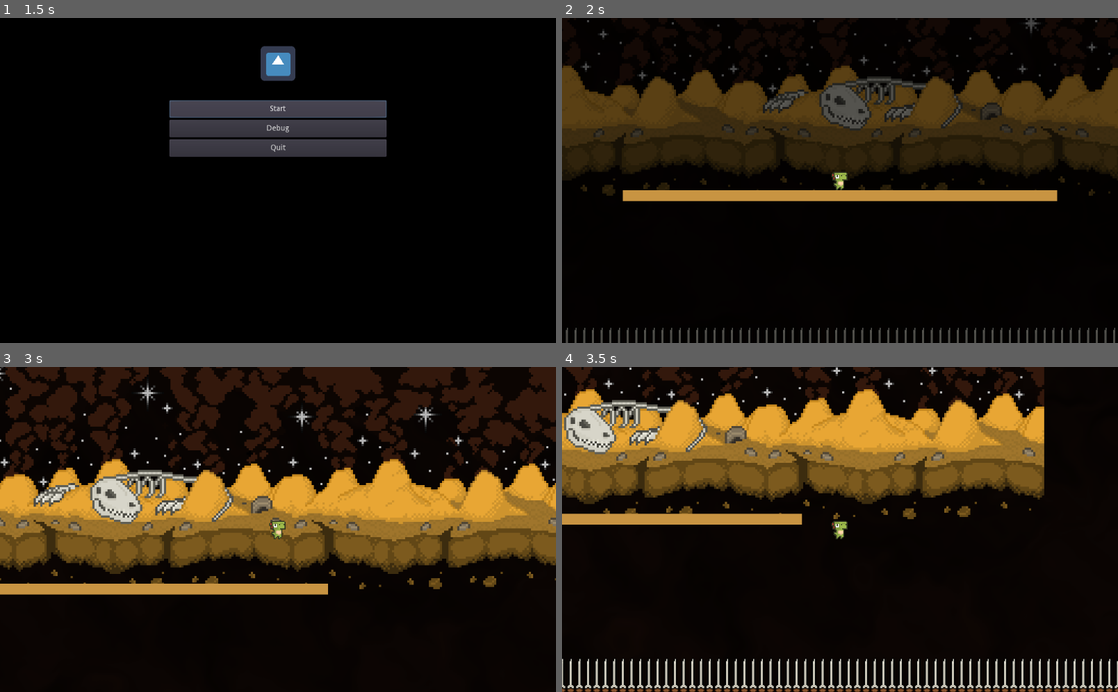
Above: before the commit, frames 1-4 (two rows, left to right).
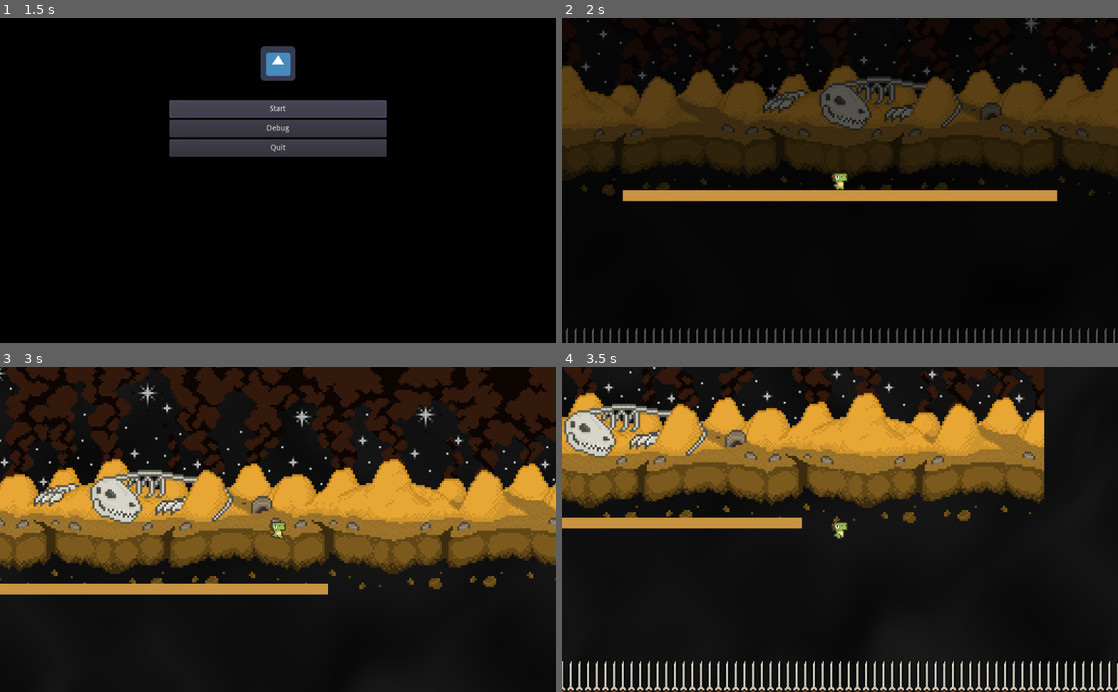
Above: after the commit, the same moments.

Repository: ashnel3/DinoGame
Game: Godot game, scene res://menus/TestMenu.tscn
Two runs of this game, one before a commit and one after it. Both use one fixed random seed, a clock stepped at 60 frames per second and the inputs below. The engine's default icon, where the game draws it, is replaced by a stand-in: a white triangle on a blue panel in a dark square.
Inputs:
- Up to frame 1 (1.5 s): click "Start" at 0.5 s; click "Start" at 1.25 s
- Up to frame 2 (2 s): no input
- Up to frame 3 (3 s): hold Space (ui_select) 2.03-2.78 s; hold Right (ui_right) from 2.03 s (still down); tap Space (ui_select) at 2.85 s
- Up to frame 4 (3.5 s): keep holding Right (ui_right); tap Space (ui_select) at 3.02, 3.32 s

Frame 1 is identical in both runs. In frame 2, less than 0.1% of the frame differs, in the area x 48-52%, y 47-53%; in frame 3, less than 0.1%; in frame 4, 15%, in the area x 0-100%, y 0-100%.

Commit message:
feat: add animations to tree

Diff:
--- a/src/actors/Actor.gd
+++ b/src/actors/Actor.gd
@@ -16,9 +16,9 @@
 
 
 func actor_move(delta: float, direction: Vector2):
-    if direction.y == -1 and is_on_floor():
+    if not is_on_floor():
+        velocity.y += GRAVITY / delta * 0.3
+    elif direction.y == -1:
         velocity.y =  100 * -SPEED
-    else:
-        velocity.y += GRAVITY / delta * 0.3
     velocity.x = lerp(direction.x / delta * SPEED, 0, ACCELERATION)
     velocity = move_and_slide_with_snap(velocity, Vector2.DOWN, Vector2.UP)
--- a/src/actors/player/Player.gd
+++ b/src/actors/player/Player.gd
@@ -3,7 +3,7 @@
 
 const MAX_HEALTH = 100
 
-# Animation tree types
+# Animation tree values
 enum MovementTreeAnimations {
     IDLE,
     WALK
@@ -28,7 +28,12 @@
 var direction = Vector2()
 
 
-func flip_sprite(x: int) -> void:
+func __reset_animation_state() -> void:
+    """Return to last movement animation"""
+    animation_state = 0
+
+
+func __flip_sprite(x: int) -> void:
     """Flip player sprite
     x - x direction
     """
@@ -39,6 +44,13 @@
         sprite.flip_h = false
 
 
+func __animation_loop() -> void:
+    if abs(direction.x) > 0 or abs(direction.y) > 0:
+        animation_tree.set("parameters/movement/current", 1)
+    else:
+        animation_tree.set("parameters/movement/current", 0)
+
+
 func _ready():
     self.health = MAX_HEALTH
 
@@ -47,14 +59,14 @@
     """Input capturing"""
     direction.x = int(Input.is_action_pressed("ui_right")) - int(Input.is_action_pressed("ui_left"))
     direction.y = int(Input.is_action_pressed("ui_down")) - int(Input.is_action_pressed("ui_up"))
-    if event.is_action_pressed("ui_select"):
+    if Input.is_action_pressed("ui_select"):
         direction.y = -1
-    flip_sprite(direction.x)
+    __flip_sprite(direction.x)
 
 
 func _process(delta):
-    """Process loop *(1 / frame)*"""
-    pass
+    """Process loop"""
+    __animation_loop()
 
 
 func _physics_process(delta):
--- a/src/actors/player/Player.tscn
+++ b/src/actors/player/Player.tscn
@@ -7,20 +7,166 @@
 radius = 5.0
 height = 7.0
 
+[sub_resource type="Animation" id=5]
+length = 0.001
+tracks/0/type = "value"
+tracks/0/path = NodePath("../Sprite:frame")
+tracks/0/interp = 1
+tracks/0/loop_wrap = true
+tracks/0/imported = false
+tracks/0/enabled = true
+tracks/0/keys = {
+"times": PoolRealArray( 0 ),
+"transitions": PoolRealArray( 1 ),
+"update": 0,
+"values": [ 0 ]
+}
+
+[sub_resource type="Animation" id=6]
+resource_name = "action_hurt"
+tracks/0/type = "value"
+tracks/0/path = NodePath("../Sprite:frame")
+tracks/0/interp = 1
+tracks/0/loop_wrap = true
+tracks/0/imported = false
+tracks/0/enabled = true
+tracks/0/keys = {
+"times": PoolRealArray( 0, 0.2, 0.3, 0.4, 0.5, 0.6, 0.8, 1 ),
+"transitions": PoolRealArray( 1, 1, 1, 1, 1, 1, 1, 1 ),
+"update": 1,
+"values": [ 13, 14, 15, 16, 15, 16, 14, 13 ]
+}
+tracks/1/type = "method"
+tracks/1/path = NodePath("..")
+tracks/1/interp = 1
+tracks/1/loop_wrap = true
+tracks/1/imported = false
+tracks/1/enabled = true
+tracks/1/keys = {
+"times": PoolRealArray( 1.1 ),
+"transitions": PoolRealArray( 1 ),
+"values": [ {
+"args": [  ],
+"method": "__reset_animation_state"
+} ]
+}
+
+[sub_resource type="Animation" id=7]
+resource_name = "action_kick"
+length = 0.8
+step = 0.2
+tracks/0/type = "value"
+tracks/0/path = NodePath("../Sprite:frame")
+tracks/0/interp = 1
+tracks/0/loop_wrap = true
+tracks/0/imported = false
+tracks/0/enabled = true
+tracks/0/keys = {
+"times": PoolRealArray( 0, 0.2, 0.4, 0.6 ),
+"transitions": PoolRealArray( 1, 1, 1, 1 ),
+"update": 1,
+"values": [ 10, 11, 12, 13 ]
+}
+tracks/1/type = "method"
+tracks/1/path = NodePath("..")
+tracks/1/interp = 1
+tracks/1/loop_wrap = true
+tracks/1/imported = false
+tracks/1/enabled = true
+tracks/1/keys = {
+"times": PoolRealArray( 0.8 ),
+"transitions": PoolRealArray( 1 ),
+"values": [ {
+"args": [  ],
+"method": "__reset_animation_state"
+} ]
+}
+
+[sub_resource type="Animation" id=8]
+resource_name = "move_idle_loop"
+loop = true
+tracks/0/type = "value"
+tracks/0/path = NodePath("../Sprite:frame")
+tracks/0/interp = 1
+tracks/0/loop_wrap = true
+tracks/0/imported = false
+tracks/0/enabled = true
+tracks/0/keys = {
+"times": PoolRealArray( 0, 0.2, 0.4, 0.6, 0.8 ),
+"transitions": PoolRealArray( 1, 1, 1, 1, 1 ),
+"update": 1,
+"values": [ 0, 1, 2, 3, 0 ]
+}
+
+[sub_resource type="Animation" id=9]
+resource_name = "move_walk_loop"
+length = 1.2
+loop = true
+step = 0.2
+tracks/0/type = "value"
+tracks/0/path = NodePath("../Sprite:frame")
+tracks/0/interp = 1
+tracks/0/loop_wrap = true
+tracks/0/imported = false
+tracks/0/enabled = true
+tracks/0/keys = {
+"times": PoolRealArray( 0, 0.2, 0.4, 0.6, 0.8, 1 ),
+"transitions": PoolRealArray( 1, 1, 1, 1, 1, 1 ),
+"update": 1,
+"values": [ 4, 5, 6, 7, 8, 9 ]
+}
+
+[sub_resource type="AnimationNodeAnimation" id=13]
+animation = "action_hurt"
+
+[sub_resource type="AnimationNodeAnimation" id=11]
+animation = "move_idle_loop"
+
+[sub_resource type="AnimationNodeAnimation" id=14]
+animation = "action_kick"
+
+[sub_resource type="AnimationNodeTransition" id=10]
+input_count = 2
+input_0/name = "idle"
+input_0/auto_advance = false
+input_1/name = "walk"
+input_1/auto_advance = false
+
 [sub_resource type="AnimationNodeTransition" id=2]
-input_count = 3
+input_count = 4
 input_0/name = "movement"
 input_0/auto_advance = false
 input_1/name = "kick"
 input_1/auto_advance = false
 input_2/name = "throw"
 input_2/auto_advance = false
+input_3/name = "hurt"
+input_3/auto_advance = false
+
+[sub_resource type="AnimationNodeAnimation" id=15]
+animation = "action_kick"
+
+[sub_resource type="AnimationNodeAnimation" id=12]
+animation = "move_walk_loop"
 
 [sub_resource type="AnimationNodeBlendTree" id=3]
-graph_offset = Vector2( -390.667, 73.7643 )
-nodes/actions/node = SubResource( 2 )
-nodes/actions/position = Vector2( 53.3333, 93.3333 )
-node_connections = [ "output", 0, "actions" ]
+graph_offset = Vector2( -714.367, -84.7987 )
+nodes/hurt/node = SubResource( 13 )
+nodes/hurt/position = Vector2( -213.333, 346.667 )
+nodes/idle/node = SubResource( 11 )
+nodes/idle/position = Vector2( -440, -53.3333 )
+nodes/kick/node = SubResource( 14 )
+nodes/kick/position = Vector2( -213.333, 133.333 )
+nodes/movement/node = SubResource( 10 )
+nodes/movement/position = Vector2( -213.333, -26.6667 )
+nodes/output/position = Vector2( 266.667, 133.333 )
+nodes/root/node = SubResource( 2 )
+nodes/root/position = Vector2( 0, 66.6667 )
+nodes/temp/node = SubResource( 15 )
+nodes/temp/position = Vector2( -213.333, 240 )
+nodes/walk/node = SubResource( 12 )
+nodes/walk/position = Vector2( -440, 66.6667 )
+node_connections = [ "movement", 0, "idle", "movement", 1, "walk", "root", 0, "movement", "root", 1, "kick", "root", 2, "temp", "root", 3, "hurt", "output", 0, "root" ]
 
 [node name="Player" type="KinematicBody2D"]
 script = ExtResource( 1 )
@@ -38,10 +184,23 @@
 position = Vector2( -0.5, 0.5 )
 shape = SubResource( 4 )
 
+[node name="Timers" type="Node" parent="."]
+
+[node name="BombTimer" type="Timer" parent="Timers"]
+
+[node name="KickTimer" type="Timer" parent="Timers"]
+
 [node name="AnimationPlayer" type="AnimationPlayer" parent="."]
 root_node = NodePath("../AnimationTree")
+anims/RESET = SubResource( 5 )
+anims/action_hurt = SubResource( 6 )
+anims/action_kick = SubResource( 7 )
+anims/move_idle_loop = SubResource( 8 )
+anims/move_walk_loop = SubResource( 9 )
 
 [node name="AnimationTree" type="AnimationTree" parent="."]
 tree_root = SubResource( 3 )
 anim_player = NodePath("../AnimationPlayer")
-parameters/actions/current = 0
+active = true
+parameters/movement/current = 0
+parameters/root/current = 0
--- a/src/scenes/common/shaders/fog.tres
+++ b/src/scenes/common/shaders/fog.tres
@@ -7,7 +7,7 @@
 
 uniform sampler2D noise_texture : hint_black;
 uniform vec4 color : hint_color;
-uniform float speed = 0.5;
+uniform float speed = 0.1;
 uniform int passes = 1;
 
 float fractal (vec2 coords) {
@@ -25,5 +25,5 @@
 	vec2 coords = UV * 2.0;
 	vec2 motion = vec2(fractal(coords + vec2(TIME * -speed, TIME * speed)));
 	float final = fractal(coords + motion);
-	COLOR = vec4(color.r, color.g, color.b, final * 0.5) * color.a;
+	COLOR = vec4(color.r, color.g, color.b, final) * color.a;
 }"
--- a/src/scenes/level2/Level2.tscn
+++ b/src/scenes/level2/Level2.tscn
@@ -5,15 +5,18 @@
 [ext_resource path="res://scenes/level2/assets/spike.png" type="Texture" id=3]
 [ext_resource path="res://scenes/common/shaders/fog.tres" type="Shader" id=4]
 
-[sub_resource type="OpenSimplexNoise" id=5]
+[sub_resource type="OpenSimplexNoise" id=7]
+period = 84.0
+persistence = 0.223
+lacunarity = 1.2
 
 [sub_resource type="NoiseTexture" id=6]
 seamless = true
-noise = SubResource( 5 )
+noise = SubResource( 7 )
 
 [sub_resource type="ShaderMaterial" id=4]
 shader = ExtResource( 4 )
-shader_param/color = Color( 0.298039, 0.137255, 0.0823529, 1 )
+shader_param/color = Color( 1, 1, 1, 0.52549 )
 shader_param/speed = 0.05
 shader_param/passes = 1
 shader_param/noise_texture = SubResource( 6 )
Not shown: 1 places in src/actors/player/Player.tscn that only renumber resources
